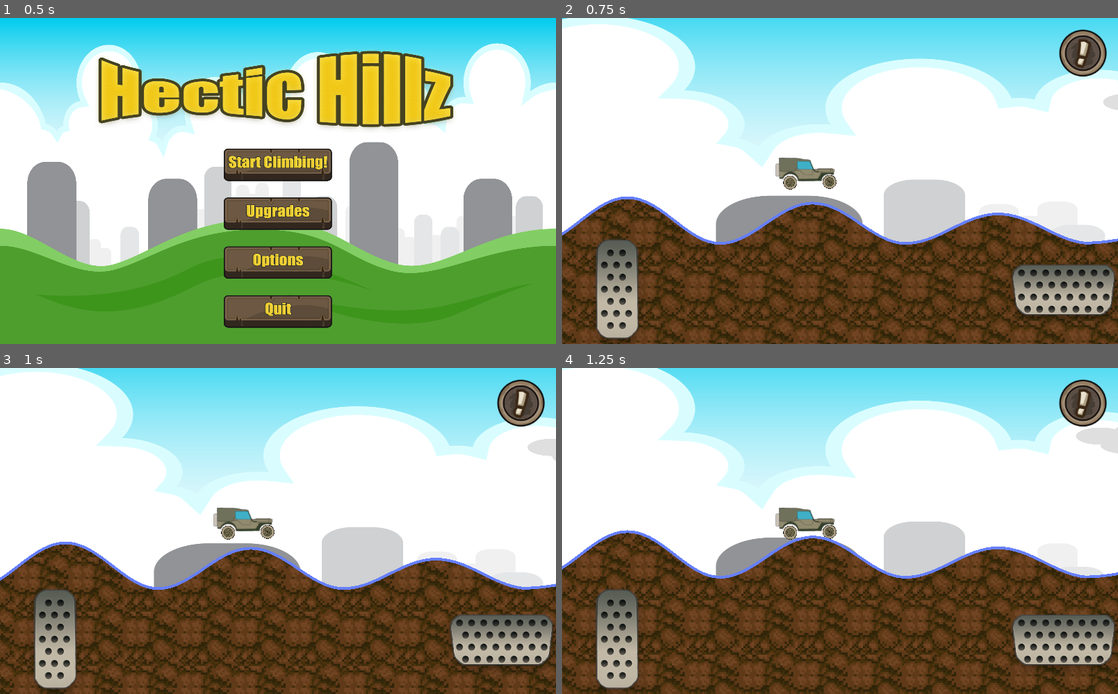
Above: before the commit, frames 1-4 (two rows, left to right).
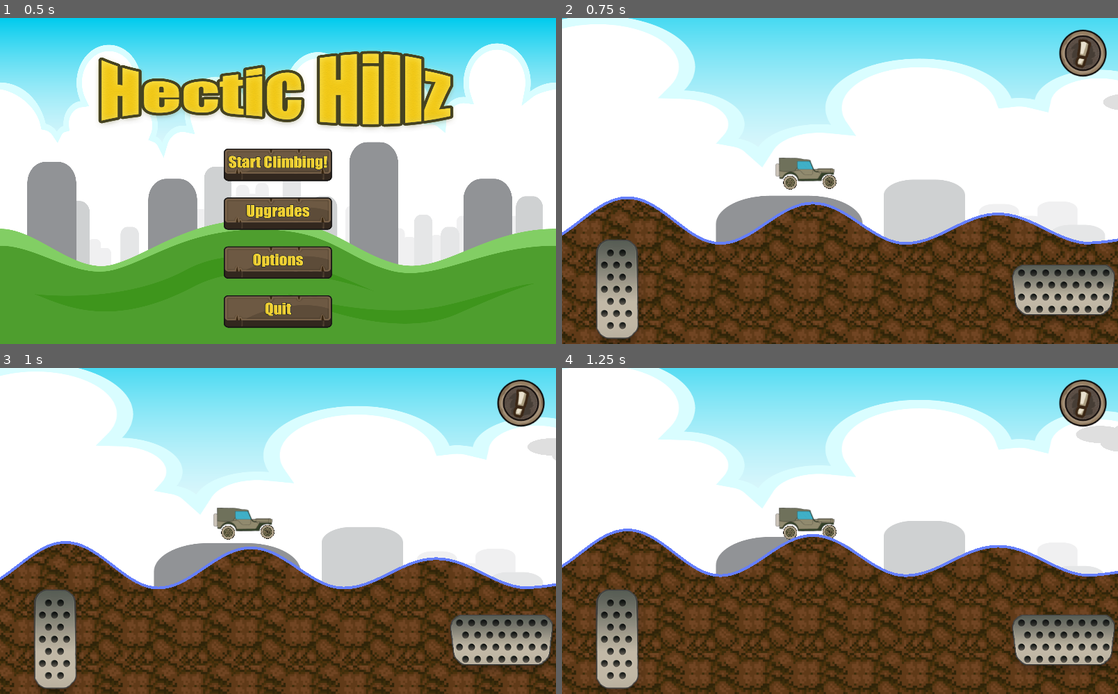
Above: after the commit, the same moments.

Repository: ouroboros-technologies/HecticHills
Game: Godot game, scene res://Scenes/MainMenu.tscn
The game is run twice, just before and just after one commit, with the same random seed, the same clock (stepped at 60 frames per second) and the same inputs. Sound files missing from this copy of the repository are replaced by a short silence.
Inputs (mouse positions are in pixels of both pictures, inside the frame that each line leads up to):
- Up to frame 1 (0.5 s): no input
- Up to frame 2 (0.75 s): click (840, 164) at 0.5 s
- Up to frame 3 (1 s): no input
- Up to frame 4 (1.25 s): no input

Frame 1 is identical in both runs. In frame 2, less than 0.1% of the frame differs, in the area x 0-98%, y 55-70%; in frame 3, 1.6%; in frame 4, 8.6%, in the area x 0-100%, y 0-100%.

Commit message:
working on sound fixing bugs

Diff:
--- /dev/null
+++ b/HecticHills/Packed/Engine_Idle.gd
@@ -0,0 +1,17 @@
+extends AudioStreamPlayer2D
+
+# Declare member variables here. Examples:
+# var a = 2
+# var b = "text"
+
+# Called when the node enters the scene tree for the first time.
+func _ready():
+	pass # Replace with function body.
+
+# Called every frame. 'delta' is the elapsed time since the previous frame.
+#func _process(delta):
+#	pass
+
+
+func _on_Engine_Idle_finished():
+	playing = true
--- a/HecticHills/Packed/Vehicle.tscn
+++ b/HecticHills/Packed/Vehicle.tscn
@@ -6,7 +6,9 @@
 [ext_resource path="res://Scripts/CollectibleArea.gd" type="Script" id=4]
 [ext_resource path="res://Scripts/DeathArea.gd" type="Script" id=5]
 [ext_resource path="res://Scripts/GoldRemoval.gd" type="Script" id=6]
-[ext_resource path="res://Assets/Sounds/brake_skid.wav" type="AudioStream" id=7]
+[ext_resource path="res://Assets/Sounds/Jeep_idle.wav" type="AudioStream" id=7]
+[ext_resource path="res://Packed/Engine_Idle.gd" type="Script" id=8]
+[ext_resource path="res://Assets/Sounds/brake_skid.wav" type="AudioStream" id=9]
 
 [sub_resource type="ConvexPolygonShape2D" id=1]
 points = PoolVector2Array( -38.17, 17.03, -42.34, 21.67, -47.74, 19.98, -48.12, 18.36, -48.71, 16.81, -49.05, -4.66, -4 …(238 unchanged characters)…
@@ -114,8 +116,13 @@
 
 [node name="Engine" type="AudioStreamPlayer2D" parent="."]
 
+[node name="Engine_Idle" type="AudioStreamPlayer2D" parent="."]
+stream = ExtResource( 7 )
+autoplay = true
+script = ExtResource( 8 )
+
 [node name="Brakes" type="AudioStreamPlayer2D" parent="."]
-stream = ExtResource( 7 )
+stream = ExtResource( 9 )
 attenuation = 1.10957
 
 [node name="Crash" type="AudioStreamPlayer2D" parent="."]
@@ -125,4 +132,5 @@
 [connection signal="body_entered" from="DeathArea" to="DeathArea" method="_on_DeathArea_body_entered"]
 [connection signal="area_entered" from="GoldRemoval" to="GoldRemoval" method="_on_GoldRemoval_area_entered"]
 [connection signal="finished" from="Engine" to="." method="_on_Engine_finished"]
+[connection signal="finished" from="Engine_Idle" to="Engine_Idle" method="_on_Engine_Idle_finished"]
 [connection signal="finished" from="Brakes" to="." method="_on_Brakes_finished"]
--- a/HecticHills/Scenes/MainMenu.tscn
+++ b/HecticHills/Scenes/MainMenu.tscn
@@ -71,7 +71,6 @@
 expand = true
 
 [node name="MainMenuTab" type="HBoxContainer" parent="."]
-editor/display_folded = true
 anchor_right = 1.0
 anchor_bottom = 1.0
 alignment = 1
@@ -140,7 +139,6 @@
 texture = ExtResource( 14 )
 
 [node name="OptionsMenuTab" type="HBoxContainer" parent="."]
-editor/display_folded = true
 visible = false
 anchor_right = 1.0
 anchor_bottom = 1.0
@@ -244,7 +242,6 @@
 script = ExtResource( 28 )
 
 [node name="CreditsTab" type="HBoxContainer" parent="."]
-editor/display_folded = true
 visible = false
 anchor_left = 0.5
 anchor_top = 0.5
--- a/HecticHills/Scenes/Terrain.tscn
+++ b/HecticHills/Scenes/Terrain.tscn
@@ -305,6 +305,7 @@
 script = ExtResource( 28 )
 
 [node name="GameMusic" type="AudioStreamPlayer2D" parent="."]
+pause_mode = 2
 stream = ExtResource( 29 )
 attenuation = 1.36604
 script = ExtResource( 30 )
--- a/HecticHills/Scripts/GameManager.gd
+++ b/HecticHills/Scripts/GameManager.gd
@@ -94,6 +94,7 @@
 func _notification(what):
 	#Android
 	if what == MainLoop.NOTIFICATION_WM_GO_BACK_REQUEST:
+		print("hello")
 		if currentScene.name == "MainMenu":
 			_gobackrequest()
 		else:
--- a/HecticHills/Scripts/UI/4WDUpgrade.gd
+++ b/HecticHills/Scripts/UI/4WDUpgrade.gd
@@ -6,7 +6,7 @@
 func _ready():
 	setTicks()
 	gold_cost = GameManager.four_wheel_drive * 1000
-	clicker = find_parent("Menus").find_node("Click")
+	clicker = get_parent().get_parent().get_parent().get_parent().get_parent().get_parent().find_node("Click")
 
 func _on_4WD_pressed():
 	if not GameManager.four_wheel_drive > 7:
--- a/HecticHills/Scripts/UI/Credits.gd
+++ b/HecticHills/Scripts/UI/Credits.gd
@@ -4,8 +4,8 @@
 var credits
 
 func _ready():
-	clicker = find_parent("Menus").find_node("Click")
-	credits = find_parent("Menus").find_node("CreditsTab")
+	clicker = get_parent().get_parent().get_parent().find_node("Click")
+	credits = get_parent().get_parent().get_parent().find_node("CreditsTab")
 
 func _on_Credits_pressed():
 	credits.visible = not credits.visible
--- a/HecticHills/Scripts/UI/CreditsBackButton.gd
+++ b/HecticHills/Scripts/UI/CreditsBackButton.gd
@@ -3,7 +3,7 @@
 var clicker
 
 func _ready():
-	clicker = find_parent("Menus").find_node("Click")
+	clicker = get_parent().get_parent().get_parent().get_parent().find_node("Click")
 
 func _on_OptionsBackButton2_pressed():
 	find_parent("CreditsTab").visible = false
--- a/HecticHills/Scripts/UI/EngineUpgrade.gd
+++ b/HecticHills/Scripts/UI/EngineUpgrade.gd
@@ -6,7 +6,7 @@
 func _ready():
 	setTicks()
 	gold_cost = GameManager.engine_level * 1000
-	clicker = find_parent("Menus").find_node("Click")
+	clicker = get_parent().get_parent().get_parent().get_parent().get_parent().get_parent().find_node("Click")
 
 func _on_Engine_pressed():
 	if not GameManager.engine_level > 7:
--- a/HecticHills/Scripts/UI/MusicToggle.gd
+++ b/HecticHills/Scripts/UI/MusicToggle.gd
@@ -4,14 +4,16 @@
 var music
 
 func _ready():
-	music = find_parent("Menus").find_node("TitleMusic")
-	clicker = find_parent("Menus").find_node("Click")
+	music = get_parent().get_parent().get_parent().get_parent().find_node("TitleMusic")
+	clicker = get_parent().get_parent().get_parent().get_parent().find_node("Click")
 	pressed = GameManager.musicMuted
 
 func _on_MusicToggle_pressed():
 	GameManager.musicMuted = pressed
 	if not GameManager.musicMuted:
-		music.playTrack()
+		if not music.playing:
+			music.playTrack()
+		music.volume_db = GameManager.musicVolume
 	if GameManager.musicMuted:
 		music.volume_db = -60
 	if not GameManager.soundMuted:
--- a/HecticHills/Scripts/UI/Options.gd
+++ b/HecticHills/Scripts/UI/Options.gd
@@ -3,7 +3,7 @@
 var clicker
 
 func _ready():
-	clicker = find_parent("Menus").find_node("Click")
+	clicker = get_parent().get_parent().get_parent().find_node("Click")
 
 func _on_Options_pressed():
 	find_parent("MainMenuTab").visible = false
--- a/HecticHills/Scripts/UI/OptionsBackButton.gd
+++ b/HecticHills/Scripts/UI/OptionsBackButton.gd
@@ -3,7 +3,7 @@
 var clicker
 
 func _ready():
-	clicker = find_parent("Menus").find_node("Click")
+	clicker = get_parent().get_parent().get_parent().find_node("Click")
 
 func _on_OptionsBackButton_pressed():
 	find_parent("OptionsMenuTab").visible = false
--- a/HecticHills/Scripts/UI/PlayButton.gd
+++ b/HecticHills/Scripts/UI/PlayButton.gd
@@ -3,8 +3,7 @@
 var clicker
 
 func _ready():
-	print("Clickercalled to set")
-	clicker = find_parent("Menus").find_node("Click")
+	clicker = get_parent().get_parent().get_parent().find_node("Click")
 
 func _on_PlayButton_pressed():
 	if not GameManager.soundMuted:
--- a/HecticHills/Scripts/UI/Quit.gd
+++ b/HecticHills/Scripts/UI/Quit.gd
@@ -3,7 +3,7 @@
 var clicker
 
 func _ready():
-	clicker = find_parent("Menus").find_node("Click")
+	clicker = get_parent().get_parent().get_parent().find_node("Click")
 
 func _on_Quit_pressed():
 	GameManager.saveGameLocal()
--- a/HecticHills/Scripts/UI/SoundToggle.gd
+++ b/HecticHills/Scripts/UI/SoundToggle.gd
@@ -3,7 +3,7 @@
 var clicker
 
 func _ready():
-	clicker = find_parent("Menus").find_node("Click")
+	clicker = get_parent().get_parent().get_parent().get_parent().find_node("Click")
 	pressed = GameManager.soundMuted
 
 func _on_SoundToggle_pressed():
--- a/HecticHills/Scripts/UI/SpeedUpgrade.gd
+++ b/HecticHills/Scripts/UI/SpeedUpgrade.gd
@@ -6,7 +6,7 @@
 func _ready():
 	setTicks()
 	gold_cost = GameManager.speed_level * 1000
-	clicker = find_parent("Menus").find_node("Click")
+	clicker = get_parent().get_parent().get_parent().get_parent().get_parent().get_parent().find_node("Click")
 
 func _on_Speed_pressed():
 	if not GameManager.speed_level > 7:
--- a/HecticHills/Scripts/UI/SupensionUpgrade.gd
+++ b/HecticHills/Scripts/UI/SupensionUpgrade.gd
@@ -6,7 +6,7 @@
 func _ready():
 	setTicks()
 	gold_cost = GameManager.suspension_level * 1000
-	clicker = find_parent("Menus").find_node("Click")
+	clicker = get_parent().get_parent().get_parent().get_parent().get_parent().get_parent().find_node("Click")
 
 func _on_Supension_pressed():
 	if not GameManager.suspension_level > 7:
--- a/HecticHills/Scripts/UI/Upgrades.gd
+++ b/HecticHills/Scripts/UI/Upgrades.gd
@@ -3,7 +3,7 @@
 var clicker
 
 func _ready():
-	clicker = find_parent("Menus").find_node("Click")
+	clicker = get_parent().get_parent().get_parent().find_node("Click")
 
 func _on_Upgrades_pressed():
 	find_parent("MainMenuTab").visible = false
--- a/HecticHills/Scripts/UI/UpgradesBackButton.gd
+++ b/HecticHills/Scripts/UI/UpgradesBackButton.gd
@@ -3,7 +3,7 @@
 var clicker
 
 func _ready():
-	clicker = find_parent("Menus").find_node("Click")
+	clicker = get_parent().get_parent().get_parent().find_node("Click")
 
 func _on_UpgradesBackButton_pressed():
 	find_parent("UpgradesMenuTab").visible = false
--- a/HecticHills/Scripts/Vehicle.gd
+++ b/HecticHills/Scripts/Vehicle.gd
@@ -28,6 +28,9 @@
 var gas = false
 var isBrakeSoundPlaying
 var isEngineSoundPlaying
+var brake_just
+var gas_just
+var gas_just_off
 
 var engine : AudioStreamPlayer2D
 var brakes : AudioStreamPlayer2D
@@ -55,6 +58,9 @@
 	engine = find_node("Engine")
 	brakes = find_node("Brakes")
 	crash = find_node("Crash")
+	engine.volume_db = GameManager.soundVolume - 5
+	brakes.volume_db = GameManager.soundVolume - 5
+	crash.volume_db = GameManager.soundVolume - 5
 
 func get_input():
 	rotation_dir = 0
@@ -68,11 +74,11 @@
 
 func _process(delta):
 	get_input()
+	play_sound()
 	if abs(positionX  - position.x) > 200:
 		GameManager.increment_score()
 		print(GameManager.score)
 		positionX = position.x
-	play_sound()
 
 func _integrate_forces(state):
 	backWheel.set_applied_force(thrust.rotated(rotation))
@@ -82,26 +88,44 @@
 
 func gas():
 	gas = true
+	gas_just = true
 
 func gas_off():
 	gas = false
+	if engine.playing:
+		engine.playing = false
+	_on_Engine_finished()
+	gas_just_off = true
 
 func brake():
 	brake = true
+	brake_just = true
+
 
 func brake_off():
 	brake = false
 
 func play_sound():
+	print(engine.stream)
 	if not GameManager.soundMuted:
-		if brake && !isBrakeSoundPlaying:
+
+		if brake && !isBrakeSoundPlaying && brake_just: #and in theory is touching the ground
 			brakes.stream = brake_sound
 			brakes.play()
-		isBrakeSoundPlaying = true;
+		isBrakeSoundPlaying = true
 		if gas && !isEngineSoundPlaying:
-			engine.stream = engine_drive
-			engine.play()
-			isEngineSoundPlaying = true;
+			if gas_just:
+				engine.stream = engine_rev_up
+				engine.play()
+				isEngineSoundPlaying = true
+			if gas_just_off:
+				engine.stream = engine_rev_down
+				engine.play()
+				isEngineSoundPlaying = true
+			else:
+				engine.stream = engine_drive
+				engine.play()
+				isEngineSoundPlaying = true
 
 func _on_BackWheel_body_entered(body):
 	if body.name == "Map":
@@ -113,6 +137,11 @@
 
 func _on_Engine_finished():
 	isEngineSoundPlaying = false
+	if gas_just:
+		gas_just = false
+	if gas_just_off:
+		gas_just_off = false
 
 func _on_Brakes_finished():
 	isBrakeSoundPlaying = false
+	brake_just = false
--- a/HecticHills/project.godot
+++ b/HecticHills/project.godot
@@ -51,6 +51,7 @@
 [physics]
 
 2d/default_gravity=196
+2d/default_gravity_vector=Vector2( 0, 1.1 )
 
 [rendering]
 
Not shown: 1 places in HecticHills/Packed/Vehicle.tscn that only renumber resources
Not shown, changed: HecticHills/Assets/Sounds/Jeep_drive.wav
